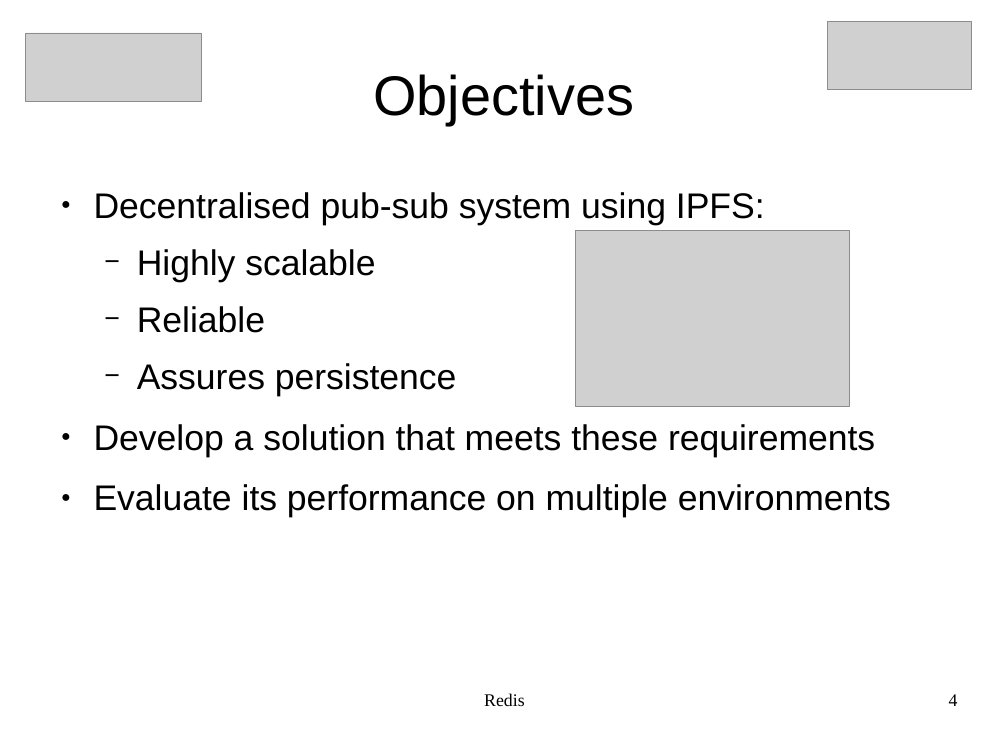
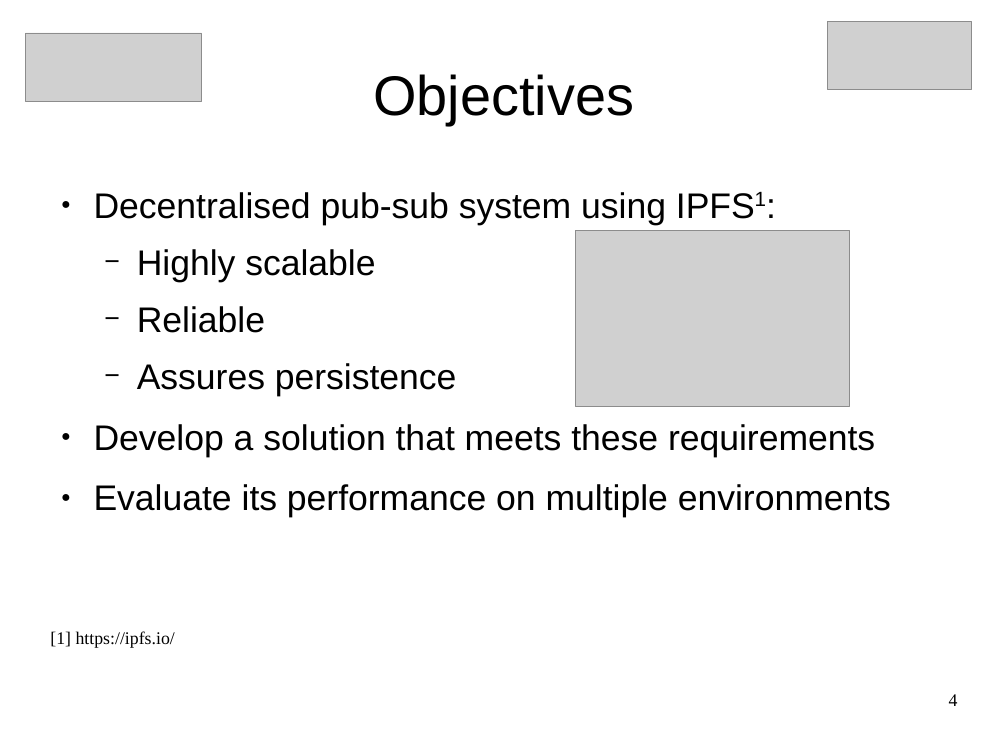
Before and after one commit to JGAntunes/pulsarcast, a slide deck: slide 4 of project-report/presentation.odp. Drawn at 1008x756 pixels with LibreOffice and Linux fonts; fonts in the diff are those of the drawing; grey boxes stand for pictures. Boxes give left, top, right and bottom in pixels: in the first picture for what was removed or moved away, otherwise in the second. Text is boxed around its words. In the diff, an @@ line names an element or a change of style, - is before the commit and + after.

```diff
--- a/project-report/presentation.odp
+++ b/project-report/presentation.odp
@@ text at <box>94,192,666,225</box>: text changed @@
-● Decentralised pub-sub system using IPFS:
+● Decentralised pub-sub system using IPFS1:
@@ text at <box>50,631,175,648</box>: text changed @@
-Redis
+[1] https://ipfs.io/
```
Also in this commit, not shown: 8 other slides changed, 5 slides added, 1 slide removed, 1 other file.
